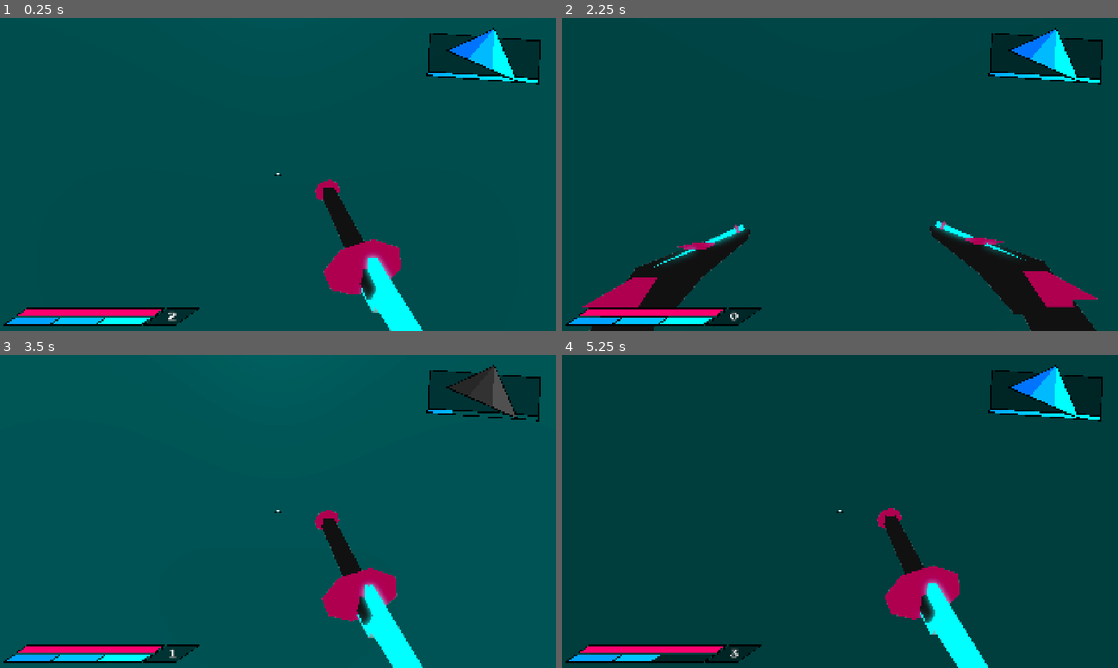
Above: before the commit, frames 1-4 (two rows, left to right).
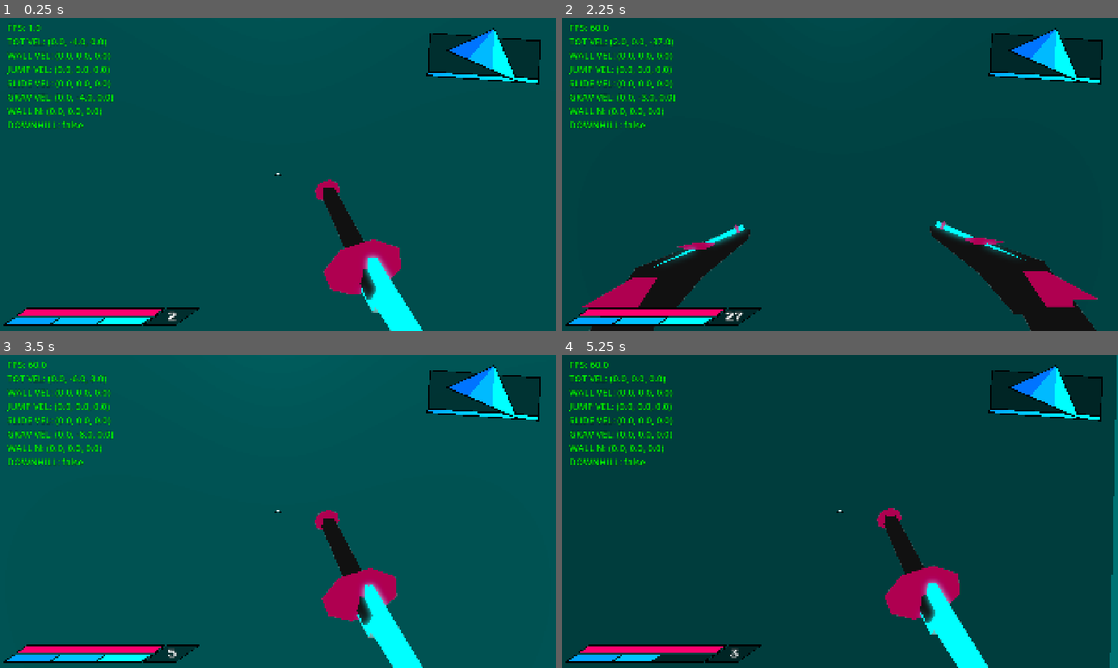
Above: after the commit, the same moments.

Repository: azlaan69/project-winston
Game: Godot game, scene res://assets/scenes/levels/root.tscn
The game is run twice, just before and just after one commit, with the same random seed, the same clock (stepped at 60 frames per second) and the same inputs.
Inputs (mouse positions are in pixels of both pictures, inside the frame that each line leads up to):
- Up to frame 1 (0.25 s): no input
- Up to frame 2 (2.25 s): move the mouse to (867, 174) at 0.52 s; tap A (a) at 0.6 s; tap D (d) at 0.8, 1.35 s; move the mouse to (812, 174) at 1.27 s; tap Q (q) at 1.55, 2.1 s; move the mouse to (851, 168) at 2.02 s; hold R (r) from 2.03 s (still down)
- Up to frame 3 (3.5 s): move the mouse to (272, 517) at 2.77 s; release R (r) at 2.78 s; tap R (r) at 2.85 s; tap S (s) at 3.05 s
- Up to frame 4 (5.25 s): move the mouse to (878, 514) at 3.52 s; tap S (s) at 3.6 s; tap Shift (shift) at 3.8, 4.35 s; tap F12 (reset) at 4.15 s; move the mouse to (795, 508) at 4.27 s; tap W (w) at 4.55, 5.1 s; move the mouse to (845, 511) at 5.02 s

The runs differ from the first frame. In frame 1, 1.5% of the frame differs, in the area x 1-21%, y 2-36%; in frame 2, 1.6%; in frame 3, 2.6%, in the area x 1-97%, y 2-97%; in frame 4, 2.3%.

Commit message:
childtrapping my own self

Diff:
--- a/assets/models/mats/hotglowpink.tres
+++ b/assets/models/mats/hotglowpink.tres
@@ -13,6 +13,6 @@
 albedo_color = Color(1, 0, 0.43137255, 1)
 emission_enabled = true
 emission = Color(1, 0, 0.43137255, 1)
-emission_energy_multiplier = 8.0
+emission_energy_multiplier = 4.0
 stencil_mode = 3
 stencil_flags = 2
--- a/assets/models/shooter_burst.tscn
+++ b/assets/models/shooter_burst.tscn
@@ -657,7 +657,7 @@
 surface_material_override/0 = ExtResource("3_50cgn")
 
 [node name="forearmR" parent="root/pelvis/torso/arms/armR" index="2" unique_id=958046270]
-transform = Transform3D(0.6642463, -0.32139173, -0.67489403, 0.47206372, 0.8803958, 0.045362946, 0.5795947, -0.34872577, 0.7365176, 0.019514374, -0.37838376, 0.000906875)
+transform = Transform3D(0.66424614, -0.32139173, -0.6748939, 0.4720636, 0.8803958, 0.04536294, 0.57959455, -0.34872577, 0.7365175, 0.019514374, -0.37838376, 0.000906875)
 
 [node name="cylinder23" parent="root/pelvis/torso/arms/armR/forearmR" index="0" unique_id=1882375754]
 surface_material_override/0 = ExtResource("2_50cgn")
@@ -759,7 +759,7 @@
 surface_material_override/0 = ExtResource("3_j3lu3")
 
 [node name="thighL" parent="root/pelvis/legs" parent_id_path=PackedInt32Array(678095314) index="0" unique_id=1844497481]
-transform = Transform3D(0.9659251, -0.24999996, -0.06698728, 0.25881884, 0.93301255, 0.25000003, -2.2351726e-08, -0.25881907, 0.96592575, 0.015625, 0.029596874, 0.10013937)
+transform = Transform3D(0.965925, -0.24999996, -0.06698728, 0.2588188, 0.93301255, 0.25000003, -2.2351724e-08, -0.25881907, 0.96592575, 0.015625, 0.029596874, 0.10013937)
 
 [node name="cylinder12" parent="root/pelvis/legs/thighL" index="0" unique_id=1173470689]
 surface_material_override/0 = ExtResource("3_50cgn")
--- a/assets/scenes/levels/root.tscn
+++ b/assets/scenes/levels/root.tscn
@@ -14,12 +14,13 @@
 background_color = Color(1, 0, 0.43137255, 1)
 ambient_light_source = 2
 ambient_light_color = Color(8.663535e-07, 0.6018311, 0.60183114, 1)
-ambient_light_energy = 1.52
+ambient_light_energy = 1.5
+reflected_light_source = 1
 tonemap_mode = 3
 tonemap_exposure = 0.5
 tonemap_white = 16.0
 glow_enabled = true
-glow_hdr_threshold = 1.5
+glow_hdr_threshold = 2.0
 adjustment_contrast = 500.0
 adjustment_saturation = 0.0
 
--- a/assets/scenes/player/hud.tscn
+++ b/assets/scenes/player/hud.tscn
@@ -86,7 +86,6 @@
 script = ExtResource("1_lnytp")
 
 [node name="Label" type="Label" parent="HUD" unique_id=1129181077]
-visible = false
 layout_mode = 0
 offset_left = 25.0
 offset_top = 10.0
--- a/assets/scenes/player/player.tscn
+++ b/assets/scenes/player/player.tscn
@@ -3,7 +3,6 @@
 [ext_resource type="Script" uid="uid://dwoiv7psmj8uo" path="res://assets/scripts/player.gd" id="1_1jxqw"]
 [ext_resource type="Script" uid="uid://dllew3uk4ian2" path="res://assets/scripts/juice.gd" id="2_5v77c"]
 [ext_resource type="Shader" uid="uid://cifn0frdxenv5" path="res://assets/shaders/loml.gdshader" id="2_omksk"]
-[ext_resource type="PackedScene" uid="uid://blcy5n0k46xm2" path="res://assets/scenes/player/hitfx.tscn" id="8_n7aby"]
 
 [sub_resource type="StandardMaterial3D" id="StandardMaterial3D_wg42c"]
 cull_mode = 1
@@ -1259,7 +1258,7 @@
 
 [node name="Sword" type="Node3D" parent="Head/CameraPivot/WeaponLayer/SubViewport" unique_id=443423592]
 unique_name_in_owner = true
-transform = Transform3D(0.99575377, 0.04467098, 0.08048214, 0, 0.8743478, -0.4852997, -0.09204814, 0.48323947, 0.8706356, 0.08808589, 1.1201602, -1.5870181)
+transform = Transform3D(0.99575377, 0.04467098, 0.08048213, 0, 0.8743478, -0.48529968, -0.09204814, 0.48323947, 0.8706356, 0.08808589, 1.1201602, -1.5870181)
 
 [node name="SwordPivot" type="Node3D" parent="Head/CameraPivot/WeaponLayer/SubViewport/Sword" unique_id=913439823]
 transform = Transform3D(1.0000002, -7.450581e-09, -1.4901161e-08, 0, 1.0000002, -5.9604645e-08, 7.450581e-09, -5.9604645e-08, 1, -0.09204821, 0.4832396, 0.8706362)
@@ -1267,11 +1266,6 @@
 [node name="SwordMesh" type="MeshInstance3D" parent="Head/CameraPivot/WeaponLayer/SubViewport/Sword/SwordPivot" unique_id=638523858]
 layers = 524288
 mesh = SubResource("ArrayMesh_5v77c")
-
-[node name="ComboTimer" type="Timer" parent="Head/CameraPivot/WeaponLayer/SubViewport" unique_id=939605875]
-unique_name_in_owner = true
-process_mode = 1
-one_shot = true
 
 [node name="SwordPlayer" type="AnimationPlayer" parent="Head/CameraPivot/WeaponLayer/SubViewport" unique_id=455760476]
 unique_name_in_owner = true
@@ -1495,10 +1489,22 @@
 libraries/ = SubResource("AnimationLibrary_0g25m")
 autoplay = &"idle"
 
-[node name="hitfx" parent="." unique_id=2022318758 instance=ExtResource("8_n7aby")]
-visible = false
+[node name="timers" type="Node3D" parent="." unique_id=1059074658]
+
+[node name="HatNoYKillWindow" type="Timer" parent="timers" unique_id=2065463793]
+wait_time = 0.1
+one_shot = true
+
+[node name="DownhillEndWindow" type="Timer" parent="timers" unique_id=1884946742]
+wait_time = 0.2
+one_shot = true
+
+[node name="ComboTimer" type="Timer" parent="timers" unique_id=939605875]
+unique_name_in_owner = true
+process_mode = 1
+one_shot = true
 
 [connection signal="timeout" from="Dash_CD" to="." method="_on_dash_cd_timeout"]
 [connection signal="body_entered" from="Head/CameraPivot/SwordHitbox" to="." method="_on_sword_hitbox_body_entered"]
-[connection signal="timeout" from="Head/CameraPivot/WeaponLayer/SubViewport/ComboTimer" to="." method="_on_combo_timer_timeout"]
 [connection signal="animation_finished" from="Head/CameraPivot/WeaponLayer/SubViewport/SwordPlayer" to="." method="_on_sword_player_animation_finished"]
+[connection signal="timeout" from="timers/ComboTimer" to="." method="_on_combo_timer_timeout"]
--- a/assets/scripts/hud.gd
+++ b/assets/scripts/hud.gd
@@ -13,14 +13,15 @@
 # Called every frame. 'delta' is the elapsed time since the previous frame.
 func _process(delta: float) -> void:
 
-	$Label.text = "TOT VEL: %s\nWALL VEL: %s\nJUMP VEL: %s\nSLIDE VEL: %s\nGRAV VEL: %s\nWALL N: %s\nNEAR WALL: %.s" % [
+	$Label.text = "FPS: %s\nTOT VEL: %s\nWALL VEL: %s\nJUMP VEL: %s\nSLIDE VEL: %s\nGRAV VEL: %s\nWALL N: %s\nDOWNHILL: %.s" % [
+	str(Engine.get_frames_per_second()),
 	str(player.velocity.round()),
 	str(player.wall_velocity.round()),
 	str(player.jump_velocity.round()),
 	str(player.slide_velocity.round()),
 	str(player.grav_velocity.round()),
 	str(player.wall_normal.snapped(Vector3(0.01, 0.01, 0.01))),
-	player.was_near_wall
+	player.downhill
 	]
 	var dash_charges = player.dash_charges
 	var time_left = player.dash_cd.time_left
--- a/assets/scripts/juice.gd
+++ b/assets/scripts/juice.gd
@@ -47,10 +47,12 @@
 				end_tilt = 0.0
 		else:
 			var strafe_input := Input.get_axis(player.input_left, player.input_right)
-			var strafe_factor = 2.0 if player.is_on_floor() else 5.0
+			var strafe_factor = 5.0
+			if player.slide_velocity.length() > 2.0 and player.is_on_floor(): strafe_factor = 10.0
+			elif player.is_on_floor(): strafe_factor = 5.0
+			elif !player.is_on_floor(): strafe_factor = 2.5
 			if strafe_input != 0:
-				var airnerf = 1.0 if player.is_on_floor() else 0.5
-				end_tilt = deg_to_rad(strafe_input * strafe_factor * airnerf)
+				end_tilt = deg_to_rad(strafe_input * strafe_factor)
 			else:
 				end_tilt = 0.0
 
@@ -65,7 +67,7 @@
 		shake.position = Vector3.ZERO
 		shake.rotation = Vector3.ZERO
 
-	var interp_speed = 15.0 if end_fov > camera.fov else 6.0
+	var interp_speed = 5.0 if end_fov > camera.fov else 2.0
 	camera.fov = lerp(camera.fov, end_fov, 1.0 - exp(delta * -interp_speed))
 	rotation.z = lerp(rotation.z, end_tilt, 1.0 - exp(delta * -12.0))
 	position.y = lerp(position.y, end_y, 1.0 - exp(delta * -12.0))
--- a/assets/scripts/player.gd
+++ b/assets/scripts/player.gd
@@ -85,6 +85,8 @@
 
 @onready var dash_cd: Timer = $Dash_CD
 @onready var combo: Timer = %ComboTimer
+@onready var hat_timer: Timer = $timers/HatNoYKillWindow
+@onready var downhill_timer: Timer = $timers/DownhillEndWindow
 
 @onready var juice = $Head
 @onready var hud: Control
@@ -264,13 +266,17 @@
 		elif not is_on_floor() and not is_on_wall() or near_wall:
 			decay = 0.5
 		else:
-			decay = 5.0
+			decay = 4.0
 
 		slide_velocity = slide_velocity * exp(-decay * delta)
 		if slide_velocity.length_squared() < 4.0: slide_velocity = Vector3.ZERO
 	if slide_velocity.length() <= 2.0:
 		crouch_end()
 	if crouch_end_requested: crouch_end()
+	if !is_on_floor():
+		if downhill_timer.is_stopped(): downhill_timer.start()
+		await downhill_timer.timeout
+		downhill = false
 
 func jump(delta) -> void:
 	if jump_buffer > 0.0 and (is_on_floor() or near_wall):
@@ -286,7 +292,7 @@
 			jump_velocity = (eject_dir * launch_speed) + Vector3(0.0, 12.0, 0.0)
 			return
 
-		if slide_velocity.length() > 5.0:
+		if slide_velocity.length() > 20.0:
 			if downhill:
 				jump_force += slide_velocity.length() * 0.4
 				slide_velocity *= 0.6
@@ -367,37 +373,43 @@
 
 
 func hatstuff(delta) -> void:
-	if Input.is_action_just_pressed("r") and hat.can_use:
-		match hat.current_state:
-
-			hat.state.EQUIPPED:
-				juice.shift(1.7, 70, 0.2)
-				await get_tree().create_timer(0.2).timeout
-				var facing = -$Head/CameraPivot/Camera3D.global_transform.basis.z
-				var speed = 30.0 + velocity.length()
-				hat.launch(facing, speed)
-
-			hat.state.LAUNCHED:
-				grav_velocity.y /= 5
-				hat.used = true
-				var pull_dir: Vector3 = (hat.global_position - global_position).normalized()
-				hat_velocity = pull_dir * 25.0
-
-
-			hat.state.LANDED:
-				if not hat.used:
-					juice.shift(1.7, 60, 0.4)
-					await get_tree().create_timer(0.4).timeout
-					global_position = hat.global_position + Vector3(0, 1.0, 0)
-					hat.reset()
-					juice.shift(1.7, 110, 0.1)
-
-	if not Input.is_action_pressed("r") or hat.current_state == hat.state.EQUIPPED:
-		var weight = 35.0 if (is_on_floor() and hat_velocity.length() > 10.0) else 5.0
-		hat_velocity = hat_velocity.move_toward(Vector3.ZERO, weight * delta)
+	if Input.is_action_just_pressed("r"):
+		hat_timer.start()
+		var target = PhysUtil.raycast_from_cam(%Camera3D, 80.0)
+		if target:
+			hat_velocity = (target.position - global_position).normalized() * 40.0
+		else:
+			hat_velocity = Vector3.ZERO
+	#if Input.is_action_just_pressed("r") and hat.can_use:
+		#match hat.current_state:
+			#
+			#hat.state.EQUIPPED:
+				#juice.shift(1.7, 70, 0.2)
+				#await get_tree().create_timer(0.2).timeout
+				#var facing = -$Head/CameraPivot/Camera3D.global_transform.basis.z
+				#var speed = 30.0 + velocity.length()
+				#hat.launch(facing, speed)
+			#
+			#hat.state.LAUNCHED:
+				#if not hat.used: hat_timer.start()
+				#grav_velocity.y /= 5
+				#hat.used = true
+				#var pull_dir: Vector3 = (hat.global_position - global_position).normalized()
+				#hat_velocity = pull_dir * 35.0
+		#
+			#hat.state.LANDED:
+				#if not hat.used:
+					#juice.shift(1.7, 60, 0.4)
+					#await get_tree().create_timer(0.4).timeout
+					#global_position = hat.global_position + Vector3(0, 1.0, 0)
+					#hat.reset()
+					#juice.shift(1.7, 110, 0.1)
+#
+	var weight = 35.0 if is_on_floor() else 10.0
+	hat_velocity = hat_velocity.move_toward(Vector3.ZERO, weight * delta)
 	if hat_velocity.length_squared() < 0.5: hat_velocity = Vector3.ZERO
-	if is_on_floor() and abs(hat_velocity.y) >= 5.0 and hat.used: hat_velocity.y = 0
-	hat_velocity.slide(-transform.basis.z)
+	if is_on_floor() and abs(hat_velocity.y) >= 5.0 and hat_timer.time_left <= 0.0: hat_velocity.y = 0
+
 
 func combatstuff(delta) -> void:
 
